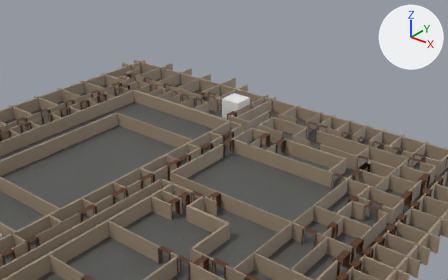
An edit to the Blender file assets/aligned_models/second.blend, drawn before and after from the same camera.
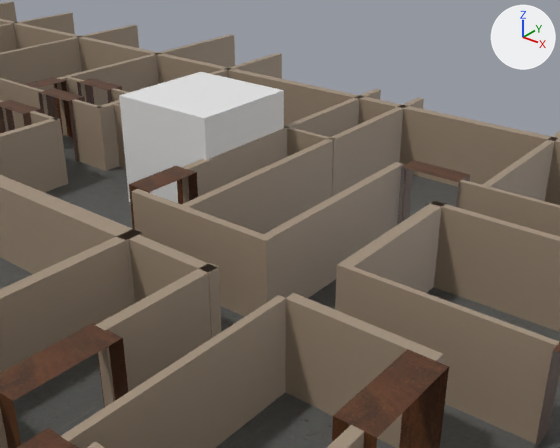
There are two pictures of each version: one from a 50 mm lens placed at (33.7, -30.3, 45.1), pointed at (-20.7, 37.6, 3.0), one close up from a 50 mm lens placed at (-6.4, 26.0, 15.0), pointed at (-18.4, 41.1, 5.6). Lighting does not change. The marker at upper right points along +X, +Y and +Z. The first two pictures are the older version.

Objects in the first close-up: 'Cube.006', 'Doors.002', 'Floor.002', 'Walls.002'.
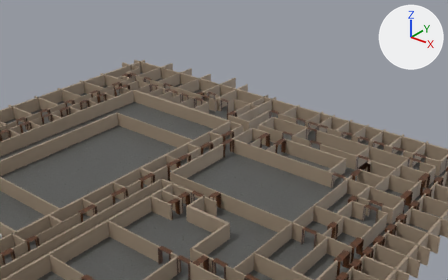
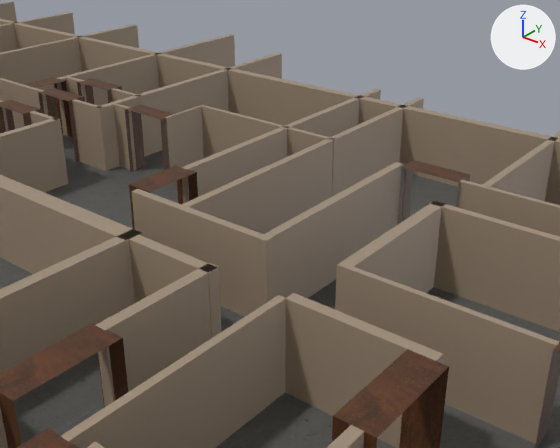
Pixel boxes [x1, y1, x2, y2] of what changed, in the close-ups (560 x 448 px):
```json
{"object": "Cube.006", "change": "hidden", "before": [119, 72, 284, 203]}
```

Scene script edits in JSON lines:
```json
{"op": "add", "block": "ob_cube_006", "code": "ob_cube_006.hide_set(True)"}
```
